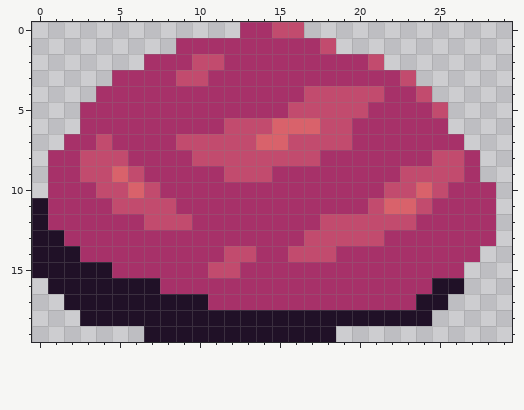
Pixel-art sprite -- images/tas2.png. That is the earlier state.
The file is 30x20 pixels.
After the commit:
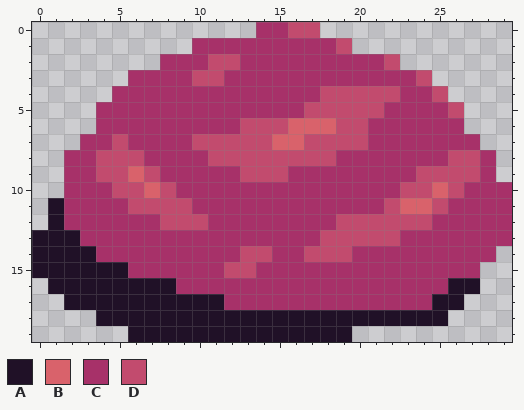
Palette (. is transparent): A #201127  B #d9626b  C #a73169  D #c24b6e
The edit:
The author put colour A in row 16 at x 27; in row 17 at x 26; in row 18 at x 25; in row 19 at x 6 and 19.
Colour C becomes colour A in rows 11 to 12 at x 1; in row 13 at x 2; in row 14 at x 3; in row 15 at x 5; in row 16 at x 8; in row 17 at x 11.
Colour D becomes colour B in row 6 at x 18; in row 7 at x 16; in row 9 at x 6; in row 10 at x 7 and 25; in row 11 at x 24.
The author put colour C in row 6 at x 26; in row 7 at x 27; in rows 8 to 9 at x 28; in rows 10 to 13 at x 29; in row 14 at x 28; in row 15 at x 27.
Colour A becomes colour C in row 16 at x 25; in row 17 at x 24.
Colour D becomes colour C in row 0 at x 15; in row 1 at x 18; in row 2 at x 10 and 21; in row 3 at x 9 and 23; in row 4 at x 17 and 24; in row 5 at x 16 and 25.
Colour D becomes colour C in row 6 at x 12; in row 7 at x 4 and 9; in row 8 at x 3, 10 and 25; in row 9 at x 3, 12 and 23; in row 10 at x 4 and 22; in row 11 at x 5 and 21.
Colour D becomes colour C in row 12 at x 7 and 18; in row 13 at x 17; in row 14 at x 12 and 16; in row 15 at x 11.
The author put colour D in row 0 at x 17; in row 1 at x 19; in row 2 at x 22; in row 3 at x 24; in row 4 at x 25; in row 5 at x 26.
Colour B becomes colour D in row 6 at x 15; in row 7 at x 14; in row 9 at x 5; in row 10 at x 6 and 24; in row 11 at x 22.
Colour C becomes colour D in row 2 at x 12; in row 3 at x 11; in row 4 at x 22; in row 5 at x 21; in row 6 at x 20; in row 7 at x 5 and 20.
Colour C becomes colour D in row 8 at x 6, 18 and 27; in row 9 at x 7, 15 and 27; in row 10 at x 8 and 26; in row 11 at x 9 and 25; in row 12 at x 10 and 24; in row 13 at x 22.
Colour C becomes colour D in row 14 at x 14 and 19; in row 15 at x 13.
Colour A is removed in rows 11 to 12 at x 0; in row 18 at x 3.
Colour C is removed in row 0 at x 13; in row 1 at x 9; in row 2 at x 7; in row 3 at x 5; in row 4 at x 4; in rows 5 to 6 at x 3.
Colour C is removed in row 7 at x 2; in rows 8 to 10 at x 1.
